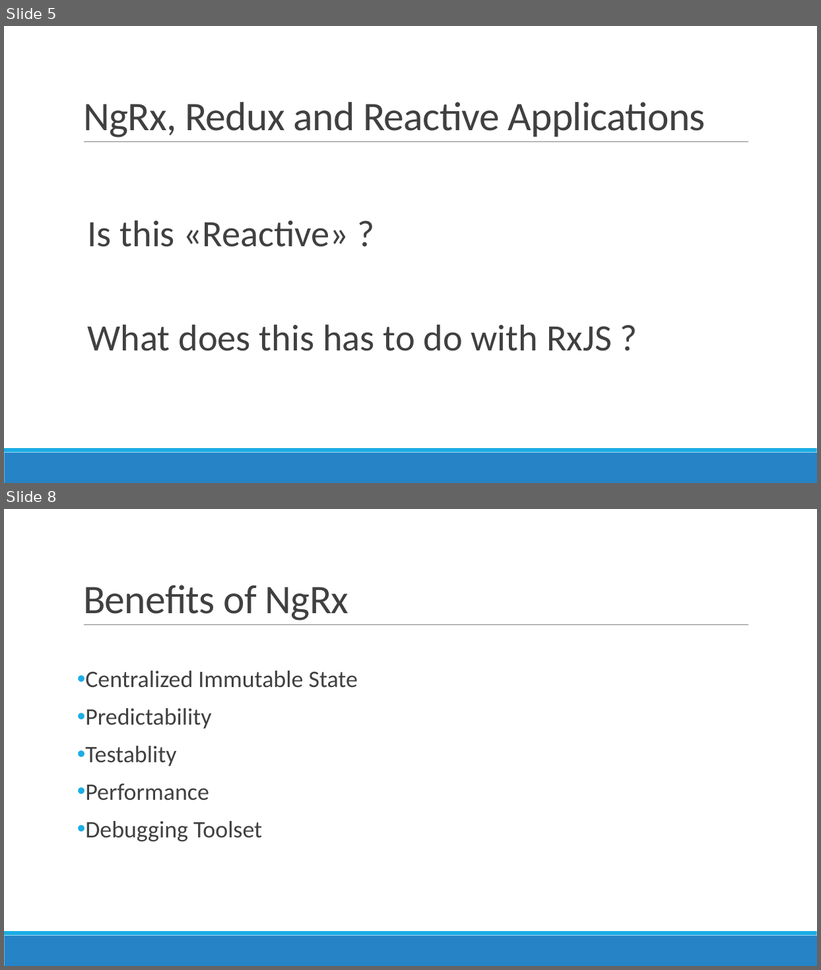
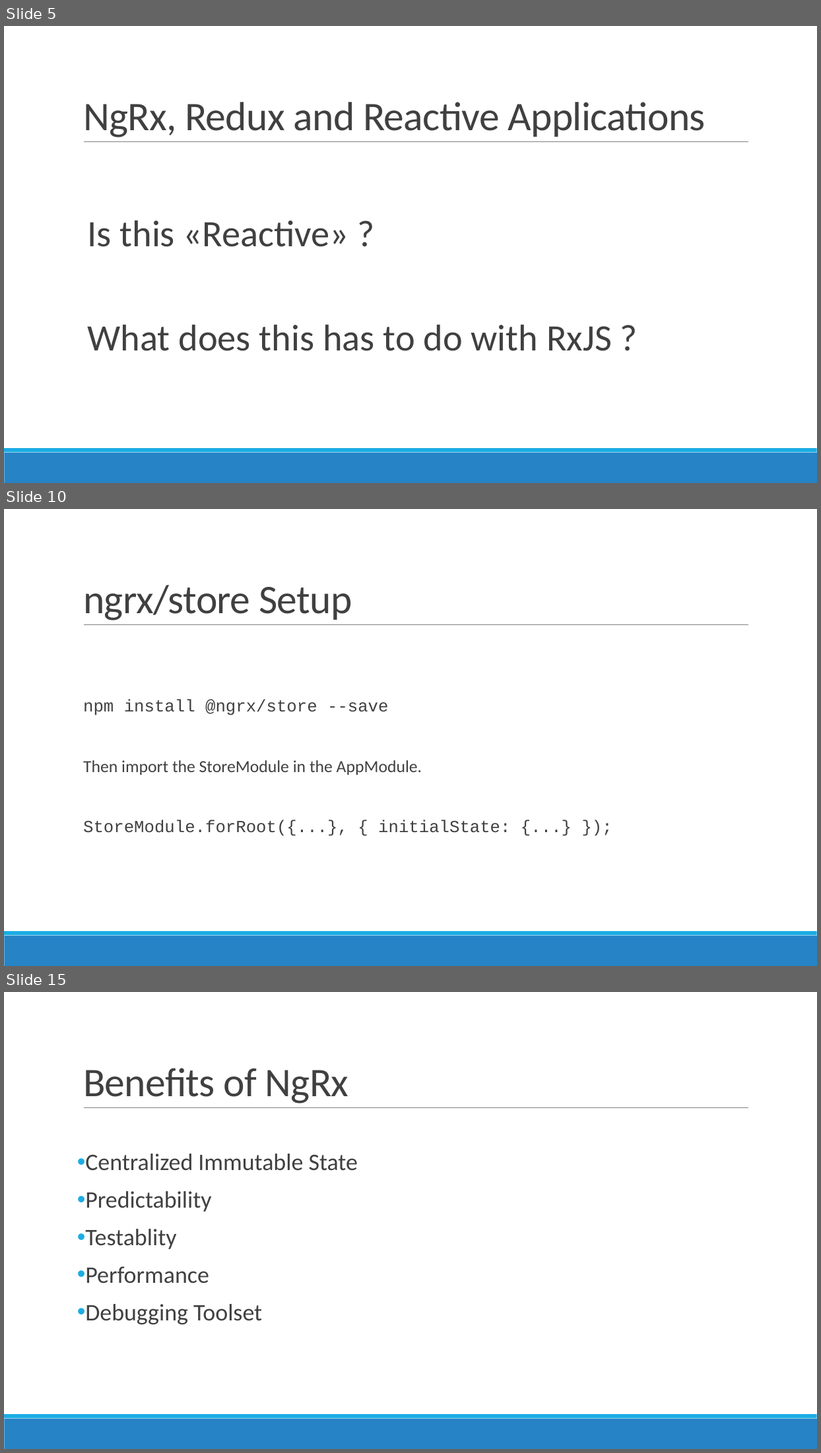
Before and after one commit to AGiorgetti/ngrx101, a slide deck: ReactiveProgramming_ngrx.pptx. Shown one above the other, each under a label of ours: slides 5 and 8 before the commit, slides 5, 10 and 15 after it; the slides between them are not shown. The pictures are 821x970 and 821x1453 pixels, drawn with LibreOffice and Linux fonts; fonts in the diff are those of the drawing. Boxes give left, top, right and bottom in pixels: in the first picture for what was removed or moved away, otherwise in the second. Text is boxed around its words. In the diff, an @@ line names an element or a change of style, - is before the commit and + after.

```diff
--- a/ReactiveProgramming_ngrx.pptx
+++ b/ReactiveProgramming_ngrx.pptx
@@ slide 10 added at <box>4,509,817,966</box>, background #FFFFFF; not listed: 3 template elements that a slide beside it also shows @@
@@ title added at <box>83,585,352,621</box>, 48 pt, text #404040 @@
+ngrx/store Setup
@@ text added at <box>83,699,510,836</box>, 20 pt, text #404040 @@
+  npm install @ngrx/store --save
+  Then import the StoreModule in the AppModule.
+  StoreModule.forRoot({...}, { initialState: {...} });
@@ what was slide 8 is now slide 15 @@
```
Also in this commit, not shown: 4 slides changed, 5 other slides added, 1 slide removed, 1 other file.
